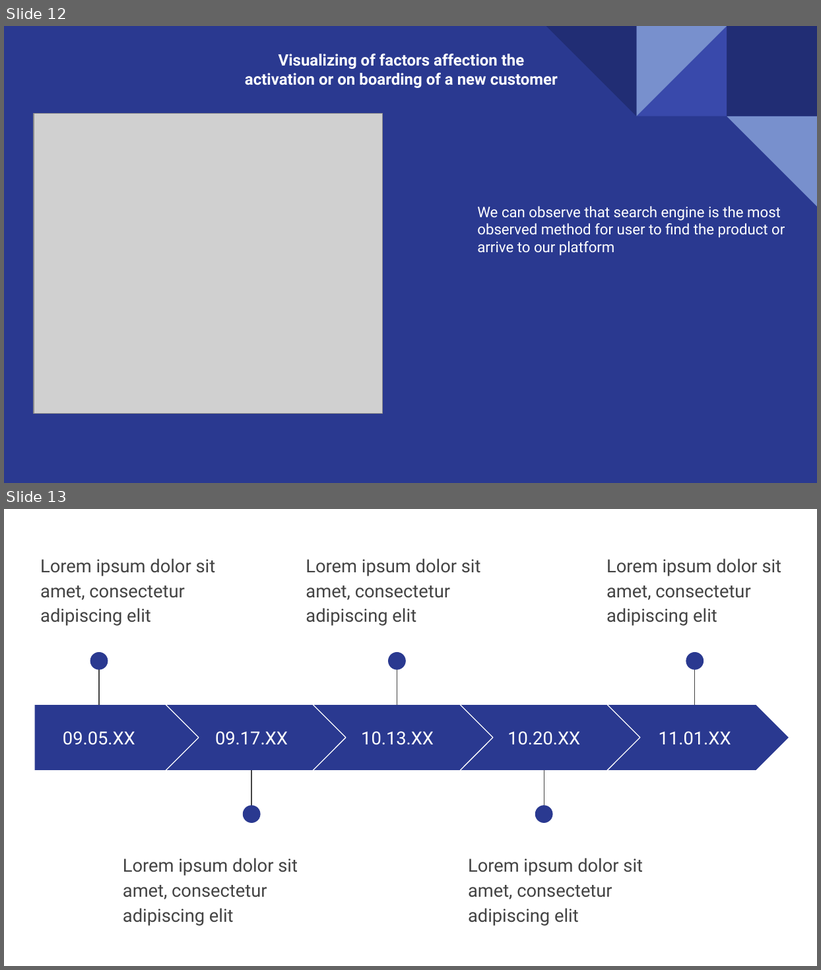
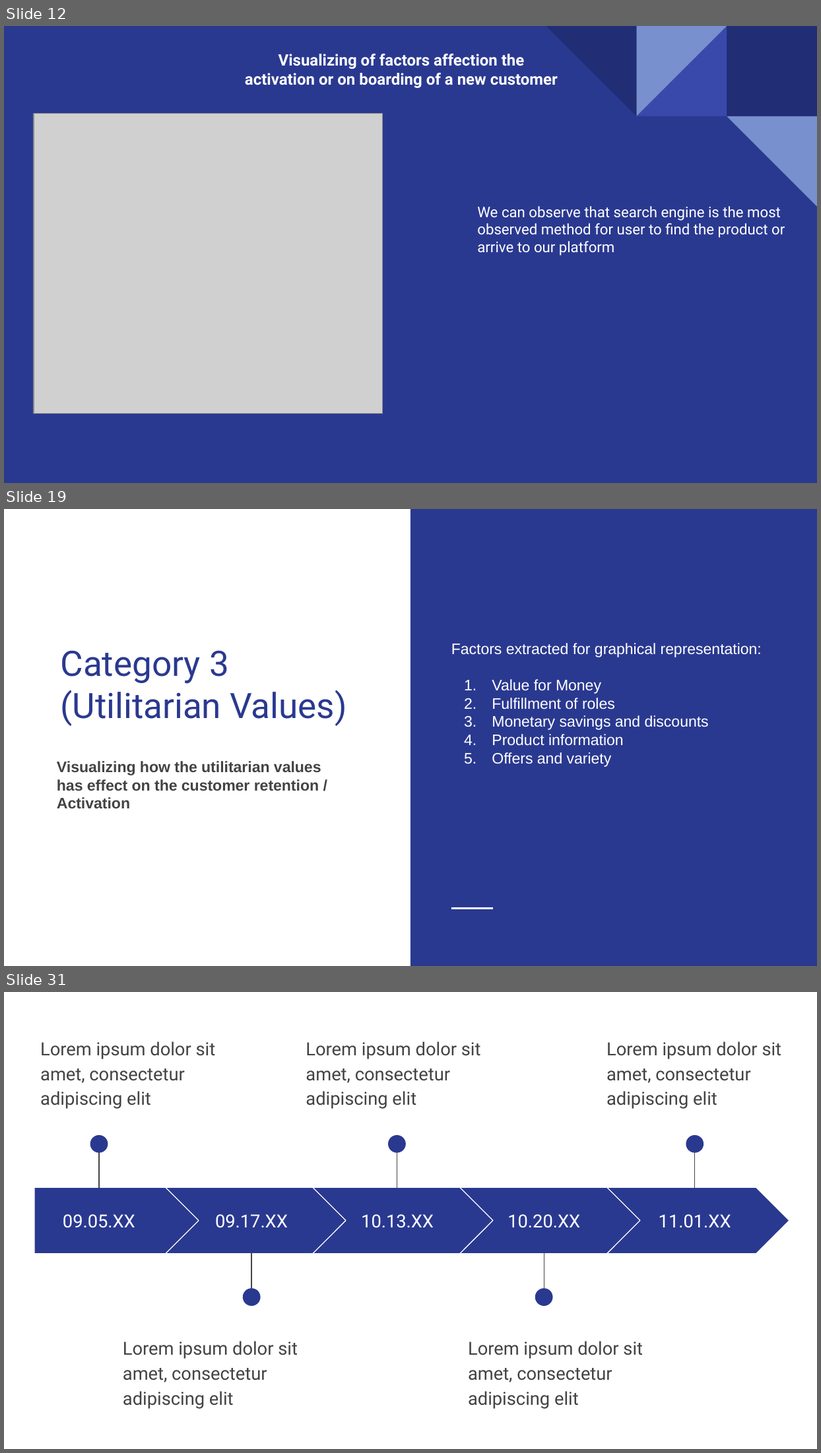
Before and after one commit to Pramodh23EAlpha/Internship, a slide deck: Customer_Activation_Retention(Data Analysis)/Case study.pptx. Shown one above the other, each under a label of ours: slides 12 and 13 before the commit, slides 12, 19 and 31 after it; the slides between them are not shown. The pictures are 821x970 and 821x1453 pixels, drawn with LibreOffice and Linux fonts; fonts in the diff are those of the drawing; grey boxes stand for pictures. Boxes give left, top, right and bottom in pixels: in the first picture for what was removed or moved away, otherwise in the second. Text is boxed around its words. In the diff, an @@ line names an element or a change of style, - is before the commit and + after.

```diff
--- a/Customer_Activation_Retention(Data Analysis)/Case study.pptx
+++ b/Customer_Activation_Retention(Data Analysis)/Case study.pptx
@@ slide 19 added at (x1=4, y1=509, x2=817, y2=966), background #FFFFFF @@
@@ rectangle added at (x1=411, y1=509, x2=817, y2=966), fill #2A3990 @@
@@ text added at (x1=451, y1=643, x2=762, y2=767), 13.5 pt, text #FFFFFF @@
+Factors extracted for graphical representation:
+1. Value for Money
+2. Fulfillment of roles
+3. Monetary savings and discounts
+4. Product information
+5. Offers and variety
@@ title added at (x1=61, y1=650, x2=347, y2=726), 31 pt, text #2A3990 @@
+Category 3
+(Utilitarian Values)
@@ text added at (x1=57, y1=761, x2=321, y2=809), 13.5 pt, text #434343, bold @@
+Visualizing how the utilitarian values has effect on the customer retention / Activation
@@ line added from (451, 909) to (492, 909), #FFFFFF 1.5 pt @@
@@ what was slide 13 is now slide 31 @@
```
Also in this commit, not shown: 1 slide changed, 17 other slides added.
